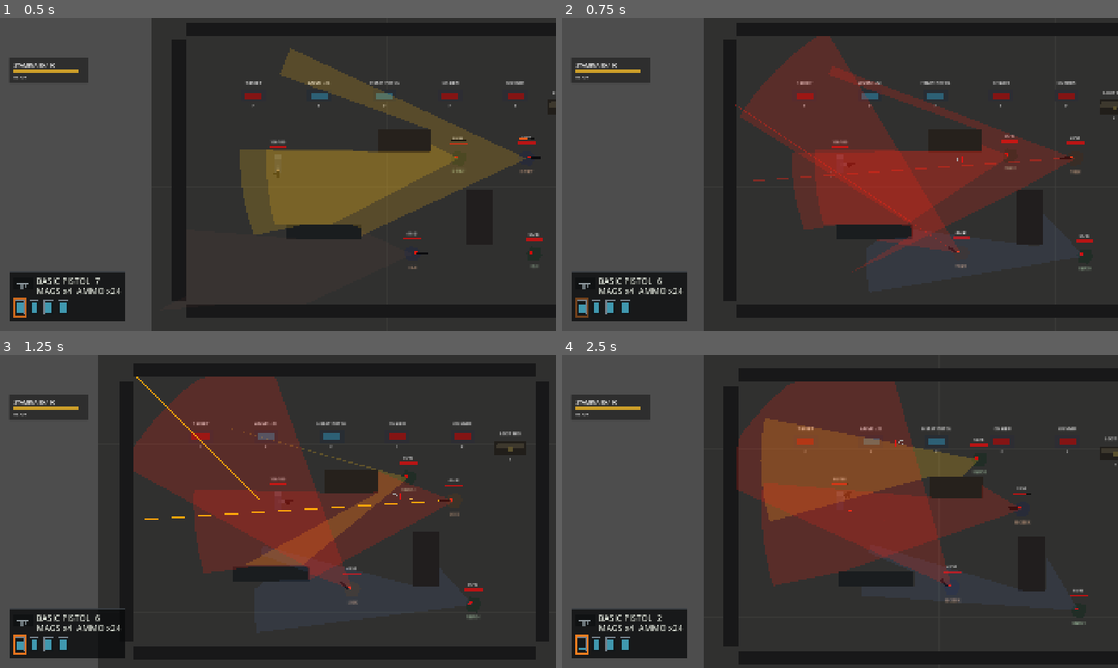
Above: before the commit, frames 1-4 (two rows, left to right).
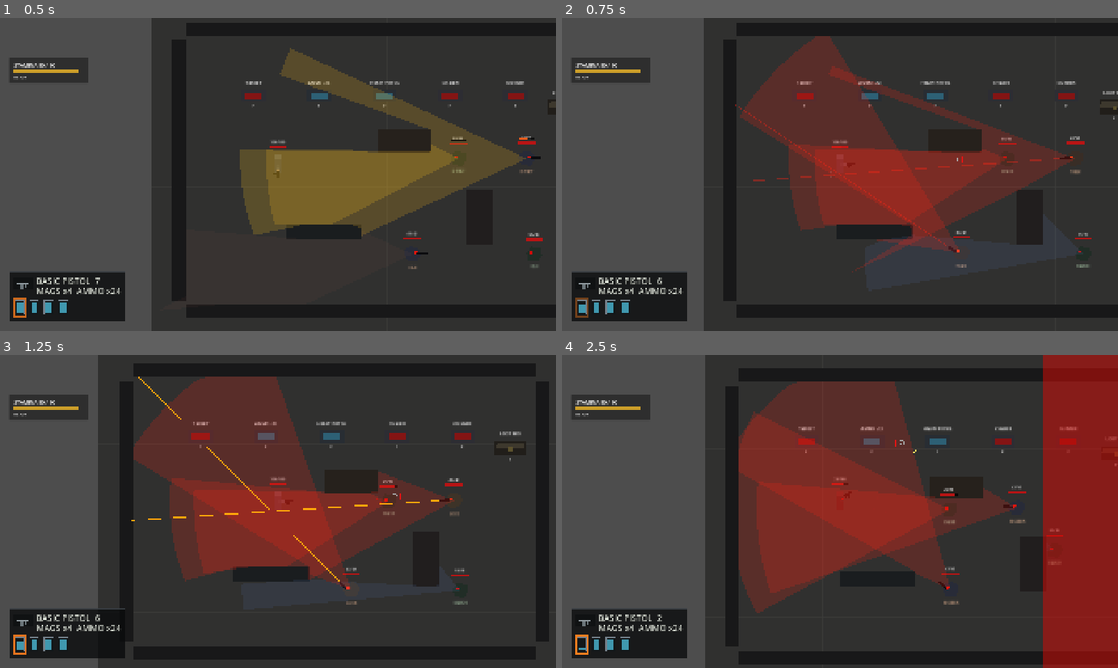
Above: after the commit, the same moments.

Repository: YuiTatsuki1011/projekt-black
Game: Godot game, scene res://scenes/levels/top_down_test_level.tscn
The game is run twice, just before and just after one commit, with the same random seed, the same clock (stepped at 60 frames per second) and the same inputs.
Inputs (mouse positions are in pixels of both pictures, inside the frame that each line leads up to):
- Up to frame 1 (0.5 s): no input
- Up to frame 2 (0.75 s): tap Enter at 0.5 s; move the mouse to (962, 158) at 0.52 s; hold D (move_right) from 0.53 s (still down); hold C (crouch) from 0.53 s (still down); click (962, 158) at 0.67 s
- Up to frame 3 (1.25 s): keep holding D (move_right); keep holding C (crouch); tap W (move_up) at 0.77 s
- Up to frame 4 (2.5 s): release D (move_right) at 1.25 s; release C (crouch) at 1.25 s; drag from (728, 527) to (840, 511) at 1.27 s; move the mouse to (895, 442) at 2.02 s; press the mouse at (895, 442) at 2.03 s; hold A (move_left) from 2.03 s (still down)

Frame 1 is identical in both runs. In frame 2, 0.9% of the frame differs, in the area x 33-96%, y 5-81%; in frame 3, 8.4%; in frame 4, 29%, in the area x 25-100%, y 0-100%.

Commit message:
Add noise debug toggle and refine top-down navigation

Diff:
--- a/scripts/enemies/top_down_chaser_enemy.gd
+++ b/scripts/enemies/top_down_chaser_enemy.gd
@@ -216,6 +216,8 @@
 func _get_navigation_direction_to(target_position: Vector2, fallback_direction: Vector2) -> Vector2:
 	if not use_navigation or navigation_agent == null or not is_instance_valid(navigation_agent):
 		return fallback_direction
+	if _has_line_of_sight_to_position(target_position):
+		return fallback_direction
 
 	navigation_agent.target_position = target_position
 	var next_path_position := navigation_agent.get_next_path_position()
@@ -421,10 +423,17 @@
 	if _target == null or not is_instance_valid(_target):
 		return false
 
+	return _has_line_of_sight_to_position(_target.global_position)
+
+
+func _has_line_of_sight_to_position(target_position: Vector2) -> bool:
+	if global_position.distance_squared_to(target_position) <= 1.0:
+		return true
+
 	var space_state := get_world_2d().direct_space_state
 	var query := PhysicsRayQueryParameters2D.new()
 	query.from = _get_vision_origin()
-	query.to = _target.global_position
+	query.to = target_position
 	query.collision_mask = line_of_sight_blocker_mask
 	query.exclude = [get_rid()]
 	query.collide_with_areas = false
--- a/scripts/enemies/top_down_ranged_enemy.gd
+++ b/scripts/enemies/top_down_ranged_enemy.gd
@@ -221,6 +221,8 @@
 func _get_navigation_direction_to(target_position: Vector2, fallback_direction: Vector2) -> Vector2:
 	if not use_navigation or navigation_agent == null or not is_instance_valid(navigation_agent):
 		return fallback_direction
+	if _has_line_of_sight_to_position(target_position):
+		return fallback_direction
 
 	navigation_agent.target_position = target_position
 	var next_path_position := navigation_agent.get_next_path_position()
@@ -514,10 +516,17 @@
 	if _target == null or not is_instance_valid(_target):
 		return false
 
+	return _has_line_of_sight_to_position(_target.global_position)
+
+
+func _has_line_of_sight_to_position(target_position: Vector2) -> bool:
+	if global_position.distance_squared_to(target_position) <= 1.0:
+		return true
+
 	var space_state := get_world_2d().direct_space_state
 	var query := PhysicsRayQueryParameters2D.new()
 	query.from = _get_vision_origin()
-	query.to = _target.global_position
+	query.to = target_position
 	query.collision_mask = line_of_sight_blocker_mask
 	query.exclude = [get_rid()]
 	query.collide_with_areas = false
--- a/scripts/levels/top_down_test_level.gd
+++ b/scripts/levels/top_down_test_level.gd
@@ -5,14 +5,17 @@
 const NOISE_RIPPLE_SCRIPT := preload("res://scripts/perception/noise_ripple.gd")
 
 @export var navigation_inner_margin: float = 24.0
-@export var navigation_obstacle_margin: float = 28.0
-@export var navigation_cell_size: float = 40.0
+@export var navigation_obstacle_margin: float = 12.0
+@export var navigation_cell_size: float = 20.0
 @export var enemy_debug_vision_visible: bool = true
 @export var enemy_debug_vision_toggle_key: Key = KEY_F2
+@export var debug_noise_visible: bool = false
+@export var debug_noise_toggle_key: Key = KEY_F3
 @export var stealth_overlay_color: Color = Color(0.12, 0.28, 0.42, 0.18)
 @export var stealth_vignette_color: Color = Color(0.0, 0.01, 0.025, 0.42)
 
 var _enemy_debug_vision_toggle_was_pressed: bool = false
+var _debug_noise_toggle_was_pressed: bool = false
 var _stealth_overlay_layer: CanvasLayer
 var _stealth_tint: ColorRect
 var _stealth_edges: Array[ColorRect] = []
@@ -30,11 +33,20 @@
 	if toggle_pressed and not _enemy_debug_vision_toggle_was_pressed:
 		enemy_debug_vision_visible = not enemy_debug_vision_visible
 	_enemy_debug_vision_toggle_was_pressed = toggle_pressed
+
+	var noise_toggle_pressed := Input.is_key_pressed(debug_noise_toggle_key)
+	if noise_toggle_pressed and not _debug_noise_toggle_was_pressed:
+		debug_noise_visible = not debug_noise_visible
+	_debug_noise_toggle_was_pressed = noise_toggle_pressed
 	_update_stealth_overlay()
 
 
 func is_enemy_debug_vision_visible() -> bool:
 	return enemy_debug_vision_visible
+
+
+func is_debug_noise_visible() -> bool:
+	return debug_noise_visible
 
 
 func is_player_in_enemy_combat_state() -> bool:
@@ -52,7 +64,7 @@
 	noise_type: StringName = &"generic"
 ) -> void:
 	var resolved_radius := maxf(radius, 1.0)
-	if _is_player_stealth_mode_active():
+	if debug_noise_visible or _is_player_stealth_mode_active():
 		_spawn_noise_ripple(noise_position, resolved_radius, noise_type)
 
 	for enemy in get_tree().get_nodes_in_group(TOP_DOWN_ENEMY_GROUP):
Not shown, added: scripts/perception/noise_ripple.gd.uid
